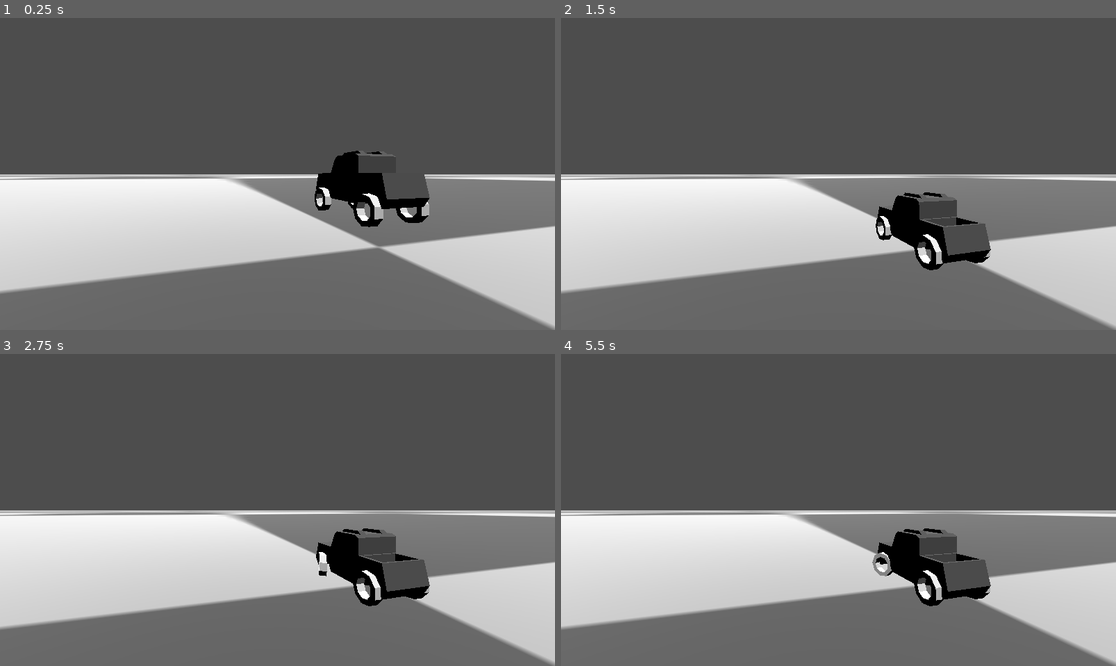
Above: before the commit, frames 1-4 (two rows, left to right).
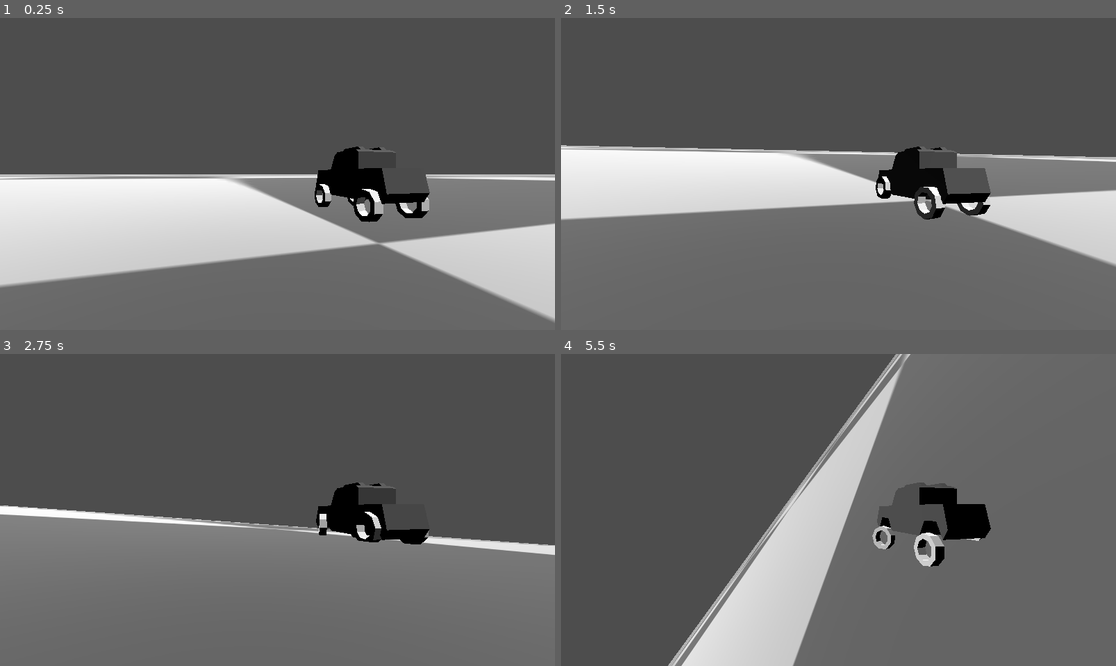
Above: after the commit, the same moments.

Repository: luankaike-code/jh_conclusao_dev
Game: Godot game, scene res://scenes/worlds/test/test_world.tscn
The game is run twice, just before and just after one commit, with the same random seed, the same clock (stepped at 60 frames per second) and the same inputs.
Inputs:
- Up to frame 1 (0.25 s): no input
- Up to frame 2 (1.5 s): hold D (game_turn_right) 0.53-1.28 s; tap S (game_deceleration, bound only after the commit) at 0.6, 1.35 s; hold A (game_turn_left) from 1.28 s (still down)
- Up to frame 3 (2.75 s): release A (game_turn_left) at 2.03 s; hold D (game_turn_right) from 2.03 s (still down); tap S (game_deceleration, bound only after the commit) at 2.1 s
- Up to frame 4 (5.5 s): release D (game_turn_right) at 2.78 s; hold W (game_acceleration, bound only after the commit) 2.78-3.53 s; tap S (game_deceleration, bound only after the commit) every 0.75 s from 2.85 to 5.1 s; hold A (game_turn_left) from 3.53 s (still down)

The runs differ from the first frame. In frame 1, 4.3% of the frame differs, in the area x 0-100%, y 41-100%; in frame 2, 33%; in frame 3, 31%; in frame 4, 50%, in the area x 0-100%, y 0-100%.

Commit message:
Add basic acceleration system

Diff:
--- a/code-tcc-jh/project.godot
+++ b/code-tcc-jh/project.godot
@@ -27,6 +27,16 @@
 "events": [Object(InputEventKey,"resource_local_to_scene":false,"resource_name":"","device":-1,"window_id":0,"alt_press …(192 unchanged characters)…
 ]
 }
+game_acceleration={
+"deadzone": 0.2,
+"events": [Object(InputEventKey,"resource_local_to_scene":false,"resource_name":"","device":-1,"window_id":0,"alt_pressed":false,"shift_pressed":false,"ctrl_pressed":false,"meta_pressed":false,"pressed":false,"keycode":0,"physical_keycode":87,"key_label":0,"unicode":119,"location":0,"echo":false,"script":null)
+]
+}
+game_deceleration={
+"deadzone": 0.2,
+"events": [Object(InputEventKey,"resource_local_to_scene":false,"resource_name":"","device":-1,"window_id":0,"alt_pressed":false,"shift_pressed":false,"ctrl_pressed":false,"meta_pressed":false,"pressed":false,"keycode":0,"physical_keycode":83,"key_label":0,"unicode":115,"location":0,"echo":false,"script":null)
+]
+}
 
 [physics]
 
--- a/code-tcc-jh/scenes/raycast_car/raycast_car.gd
+++ b/code-tcc-jh/scenes/raycast_car/raycast_car.gd
@@ -3,6 +3,23 @@
 
 @export var wheels: Array[RaycastWheel]
 
+@export var acceleration := 100.0
+@export var deceleration := 100.0
+@export var motor_input: int
+
+@warning_ignore("unused_parameter")
 func _physics_process(delta: float) -> void:
 	for wheel in wheels:
 		wheel.apply_forces_in_raycast_car(self)
+
+func _input_pressed_or_released(action: StringName, pressed: Variant, released: Variant, default: Variant) -> Variant:
+	if Input.is_action_just_pressed(action):
+		return pressed
+	elif Input.is_action_just_released(action):
+		return released
+	return default
+
+@warning_ignore("unused_parameter")
+func _unhandled_input(event: InputEvent) -> void:
+	motor_input = _input_pressed_or_released("game_acceleration", 1.0, 0, motor_input)
+	motor_input = _input_pressed_or_released("game_deceleration", -1.0, 0, motor_input)
--- a/code-tcc-jh/scenes/raycast_car/raycast_wheel/raycast_wheel.gd
+++ b/code-tcc-jh/scenes/raycast_car/raycast_wheel/raycast_wheel.gd
@@ -37,6 +37,9 @@
 		rotation.y = turn_rot
 	else:
 		rotation.y = move_toward(rotation.y, 0, turn_speed * delta)
+
+func _rotate_model(speed: float, delta: float) -> void:
+	model.rotate_x((-speed * delta) / wheel_model_radius)
 
 func apply_forces_in_raycast_car(car: RaycastCar) -> void:
 	var delta := get_process_delta_time()
@@ -84,3 +87,16 @@
 	var force_pos := car.to_local(contact)
 	car.apply_force(x_force, force_pos)
 	car.apply_force(friction_force, force_pos)
+
+	var forward_dir := -global_basis.z
+	var speed := forward_dir.dot(car.linear_velocity)
+
+	_rotate_model(speed, delta)
+
+	var middle_wheel := car.to_local(model.global_position)
+
+	if car.motor_input && has_motor:
+		var acceleration := car.acceleration * car.motor_input
+		var vector_acc_force := acceleration * forward_dir
+
+		car.apply_force(vector_acc_force, middle_wheel)
--- a/code-tcc-jh/scenes/worlds/test/test_world.tscn
+++ b/code-tcc-jh/scenes/worlds/test/test_world.tscn
@@ -11,11 +11,11 @@
 use_collision = true
 size = Vector3(8000, 1, 8000)
 
-[node name="Camera3D" type="Camera3D" parent="." unique_id=1359250364]
-transform = Transform3D(0.9620991, 0, -0.27270007, 0, 1, 0, 0.27270007, 0, 0.9620991, -10.16074, 6.285473, 12.88628)
-
 [node name="DirectionalLight3D" type="DirectionalLight3D" parent="." unique_id=1478895732]
 transform = Transform3D(1, 0, 0, 0, 0.36534795, 0.930871, 0, -0.930871, 0.36534795, 0, 19.393194, 50.541176)
 
 [node name="RaycastCar" parent="." unique_id=1540622167 instance=ExtResource("2_3rhmh")]
 transform = Transform3D(1, 0, 0, 0, 1, 0, 0, 0, 1, 0, 5.6299286, 0)
+
+[node name="Camera3D" type="Camera3D" parent="RaycastCar" unique_id=1359250364]
+transform = Transform3D(0.96209913, 0, -0.2727001, 0, 1, 0, 0.2727001, 0, 0.96209913, -10.16074, 0.6555443, 12.88628)
